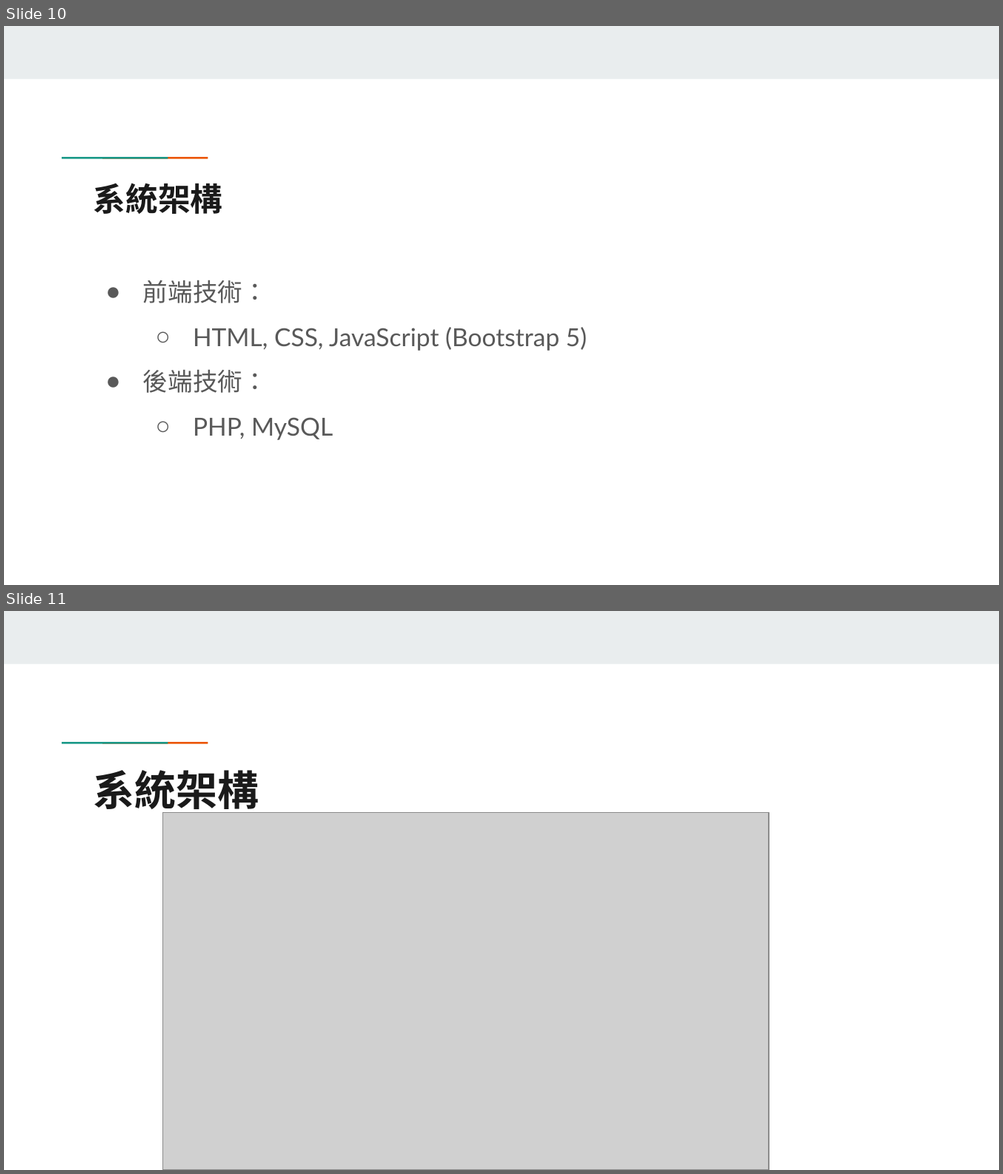
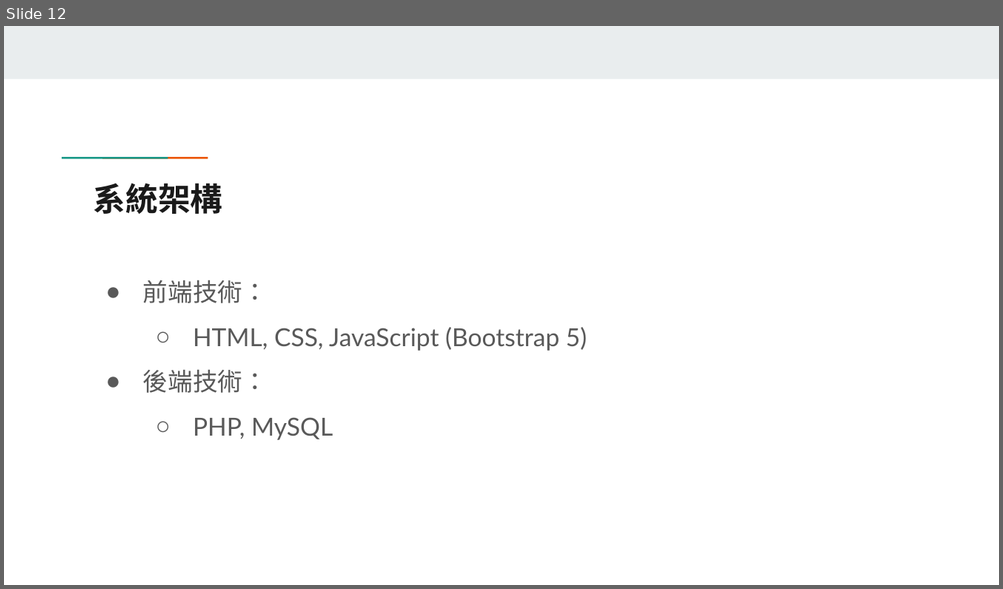
Before and after one commit to 2111518/Dormitory-repair-management-system, a slide deck: 期末報告.pptx. Shown one above the other, each under a label of ours: slides 10 and 11 before the commit, slide 12 after it. The pictures are 1003x1174 and 1003x589 pixels, drawn with LibreOffice and Linux fonts; fonts in the diff are those of the drawing; grey boxes stand for pictures. Boxes give left, top, right and bottom in pixels: in the first picture for what was removed or moved away, otherwise in the second. Text is boxed around its words. In the diff, an @@ line names an element or a change of style, - is before the commit and + after.

```diff
--- a/期末報告.pptx
+++ b/期末報告.pptx
@@ slide 11 removed at (4,611,999,1170), background #FFFFFF; not listed: 3 template elements that a slide beside it also shows @@
@@ title removed at (94,770,259,816) @@
-系統架構
@@ picture removed at (163,813,769,1170) @@
@@ what was slide 10 is now slide 12 @@
```
Also in this commit, not shown: 11 slides changed, 2 slides added.
